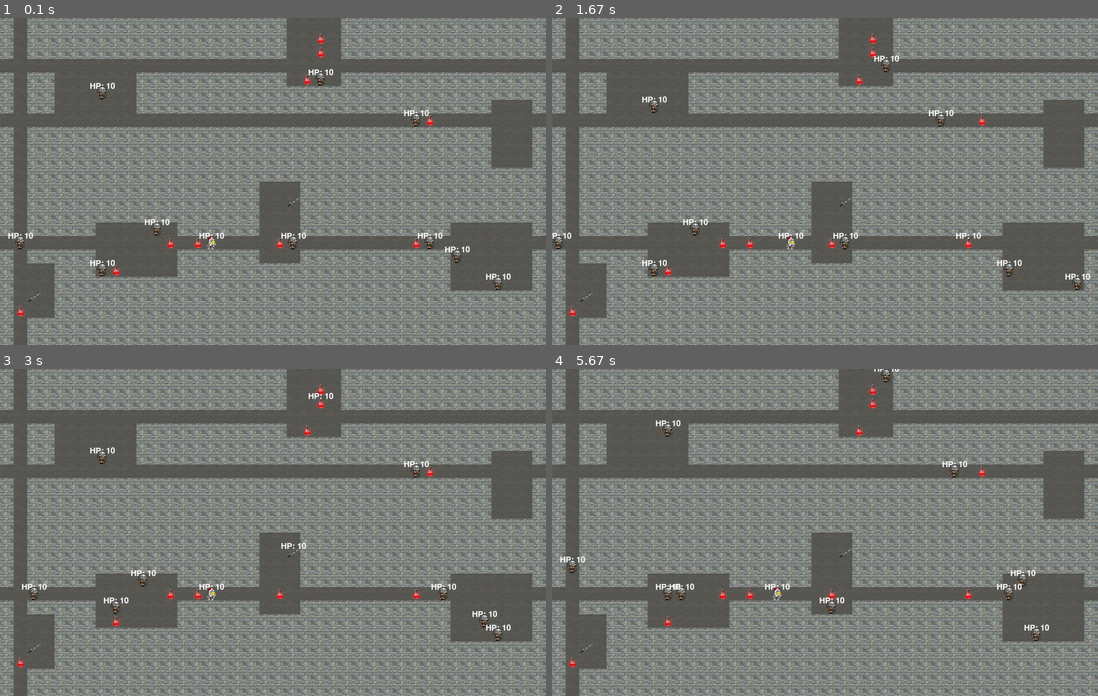
Above: before the commit, frames 1-4 (two rows, left to right).
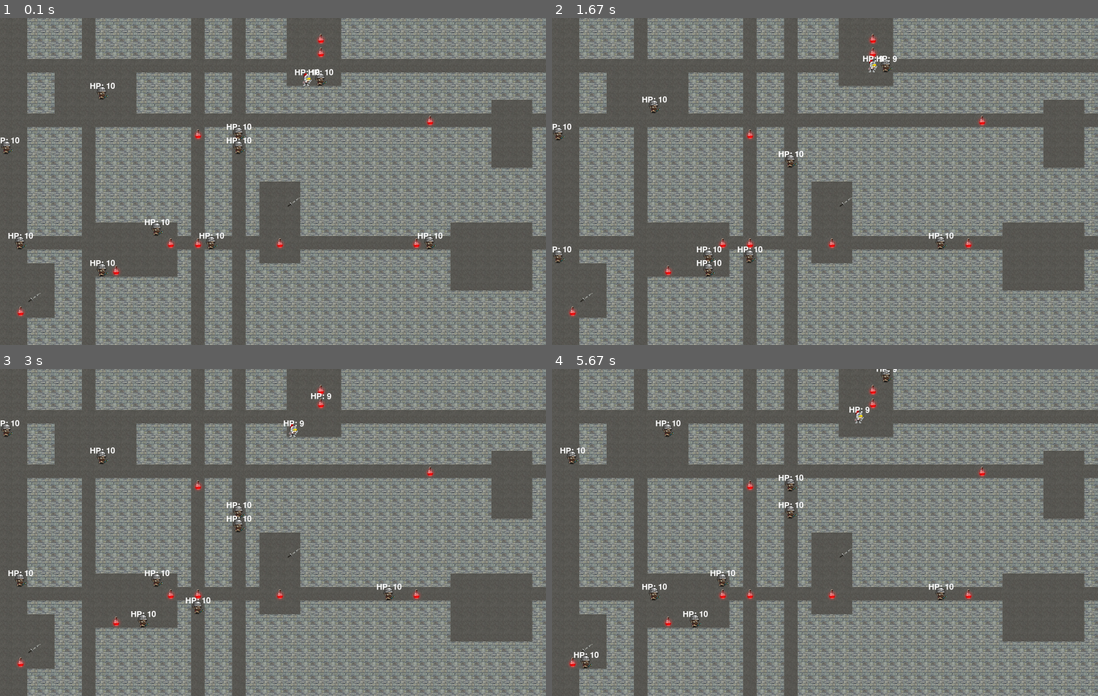
Above: after the commit, the same moments.

Repository: Ashatanka/ROGALIQUE
Game: pygame game, started from rogalique_pygame.py
The game is run twice, just before and just after one commit, with the same random seed, the same clock (stepped at 60 frames per second) and the same inputs.
Inputs:
- Up to frame 1 (0.1 s): no input
- Up to frame 2 (1.67 s): hold Right 0.33-0.8 s; hold Up 0.83-1.13 s; tap Space at 0.9, 1.23, 1.53 s; hold Right 1.17-1.63 s
- Up to frame 3 (3 s): hold Left 1.67-2.2 s; tap Space at 1.73, 2.03, 2.3, 2.63, 2.93 s; hold Down 2.23-2.53 s; hold Left 2.57-2.97 s
- Up to frame 4 (5.67 s): hold Up 3-3.37 s; tap Space at 3.07, 3.47, 3.77, 4.13, 4.53, 4.83, 5.03, 5.33, 5.53 s; hold Right 3.4-4.03 s; hold Down 4.07-4.43 s; hold Left 4.47-4.93 s; hold Right 4.97-5.43 s; hold Up from 5.47 s (still down)

The runs differ from the first frame. In frame 1, 8.1% of the frame differs, in the area x 0-94%, y 0-100%; in frame 2, 8.7%; in frame 3, 8.8%; in frame 4, 9.0%, in the area x 0-92%, y 0-100%.

Commit message:
all needed lines generates

Diff:
--- a/level.py
+++ b/level.py
@@ -99,11 +99,26 @@
                 print("line y ", line_y)
                 map_grid[line_y] = [empty_symb]*map_width
                 horizontal_lines_number -= 1
-            else:
+            elif vertical_lines_number != 0:
                 line_x = random.randint(room_settings["r_x"], room_settings["r_x"] + room_settings["r_width"] - 2)
                 print("line x ", line_x)
                 for row in map_grid:
                     row[line_x] = empty_symb
+                vertical_lines_number -= 1
+
+    while horizontal_lines_number != 0:
+        line_y = random.randint(0, map_height-1)
+        print("line y ", line_y)
+        map_grid[line_y] = [empty_symb]*map_width
+        horizontal_lines_number -= 1
+
+    while vertical_lines_number != 0:
+        line_x = random.randint(0, map_width-1)
+        print("line x ", line_x)
+        for row in map_grid:
+            row[line_x] = empty_symb
+        vertical_lines_number -= 1
+
 
     # генерация мечей и зелий
     # to do:
